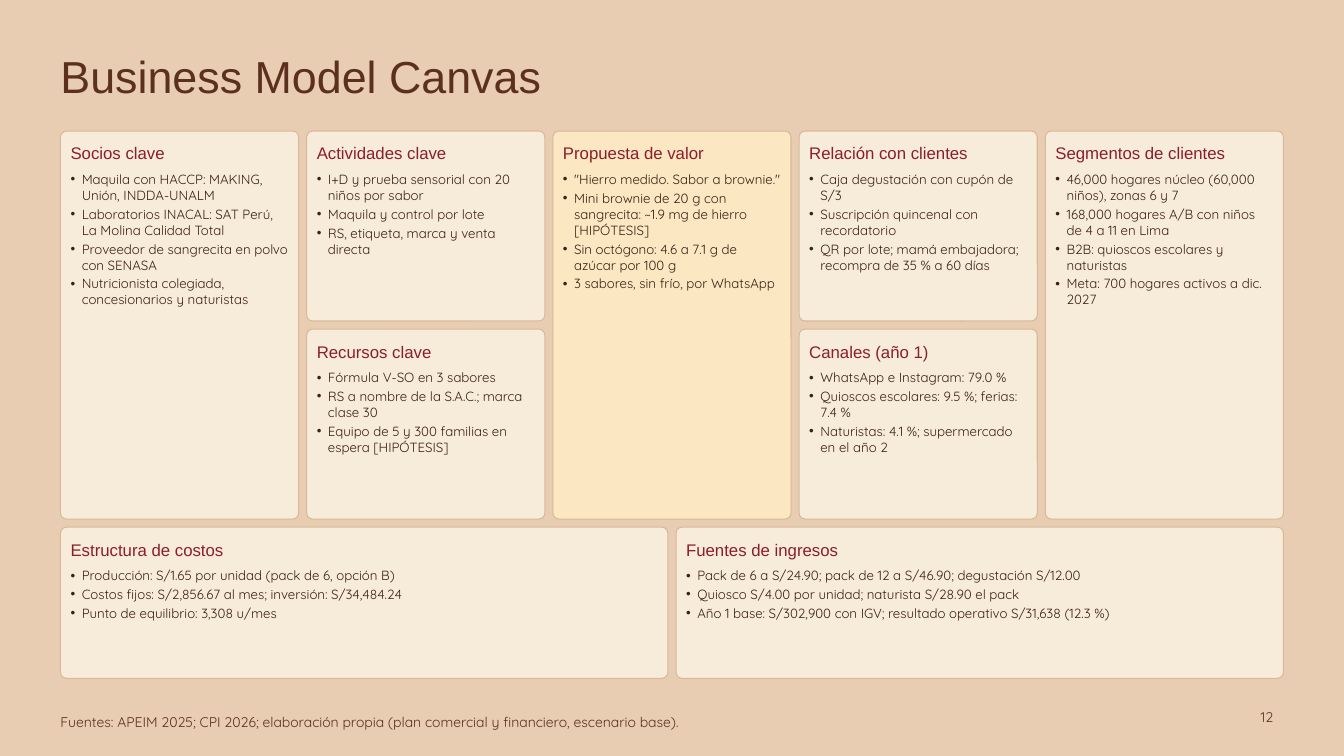
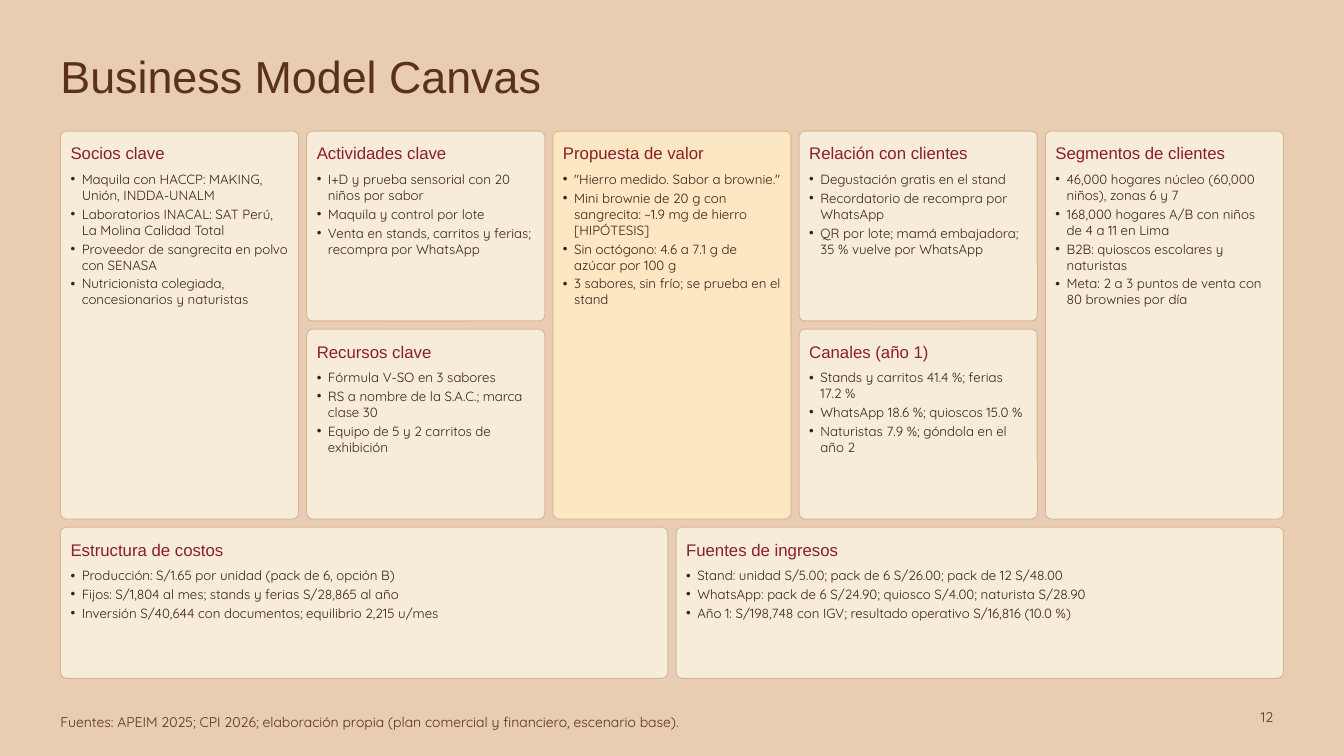
Before and after one commit to Darknow-web/Desarrollo-y-lanzamiento-de-producto-y-marca, a slide deck: slide 12 of 04-reformulacion/T1-presentacion-AndiBite-2-0.pptx. Drawn at 1344x756 pixels with LibreOffice and Linux fonts; fonts in the diff are those of the drawing. Boxes give left, top, right and bottom in pixels: in the first picture for what was removed or moved away, otherwise in the second. Text is boxed around its words. In the diff, an @@ line names an element or a change of style, - is before the commit and + after.

```diff
--- a/04-reformulacion/T1-presentacion-AndiBite-2-0.pptx
+++ b/04-reformulacion/T1-presentacion-AndiBite-2-0.pptx
@@ text at (820,174,1018,257): text changed @@
-• Caja degustación con cupón de S/3
-• Suscripción quincenal con recordatorio
-• QR por lote; mamá embajadora; recompra de 35 % a 60 días
+• Degustación gratis en el stand
+• Recordatorio de recompra por WhatsApp
+• QR por lote; mamá embajadora; 35 % vuelve por WhatsApp
@@ text at (328,228,531,257): text changed @@
-• RS, etiqueta, marca y venta directa
+• Venta en stands, carritos y ferias; recompra por WhatsApp
@@ text at (574,278,780,304): text changed @@
-• 3 sabores, sin frío, por WhatsApp
+• 3 sabores, sin frío; se prueba en el stand
@@ text at (1067,278,1261,307): text changed @@
-• Meta: 700 hogares activos a dic. 2027
+• Meta: 2 a 3 puntos de venta con 80 brownies por día
@@ text at (820,372,1008,452): text changed @@
-• WhatsApp e Instagram: 79.0 %
-• Quioscos escolares: 9.5 %; ferias: 7.4 %
-• Naturistas: 4.1 %; supermercado en el año 2
+• Stands y carritos 41.4 %; ferias 17.2 %
+• WhatsApp 18.6 %; quioscos 15.0 %
+• Naturistas 7.9 %; góndola en el año 2
@@ text at (328,426,490,452): text changed @@
-• Equipo de 5 y 300 familias en espera [HIPÓTESIS]
+• Equipo de 5 y 2 carritos de exhibición
@@ text at (697,569,1086,621): text changed @@
-• Pack de 6 a S/24.90; pack de 12 a S/46.90; degustación S/12.00
-• Quiosco S/4.00 por unidad; naturista S/28.90 el pack
-• Año 1 base: S/302,900 con IGV; resultado operativo S/31,638 (12.3 %)
+• Stand: unidad S/5.00; pack de 6 S/26.00; pack de 12 S/48.00
+• WhatsApp: pack de 6 S/24.90; quiosco S/4.00; naturista S/28.90
+• Año 1: S/198,748 con IGV; resultado operativo S/16,816 (10.0 %)
@@ text at (82,588,438,621): text changed @@
-• Costos fijos: S/2,856.67 al mes; inversión: S/34,484.24
-• Punto de equilibrio: 3,308 u/mes
+• Fijos: S/1,804 al mes; stands y ferias S/28,865 al año
+• Inversión S/40,644 con documentos; equilibrio 2,215 u/mes
```
Also in this commit, not shown: 13 other slides changed, 1 other file.
